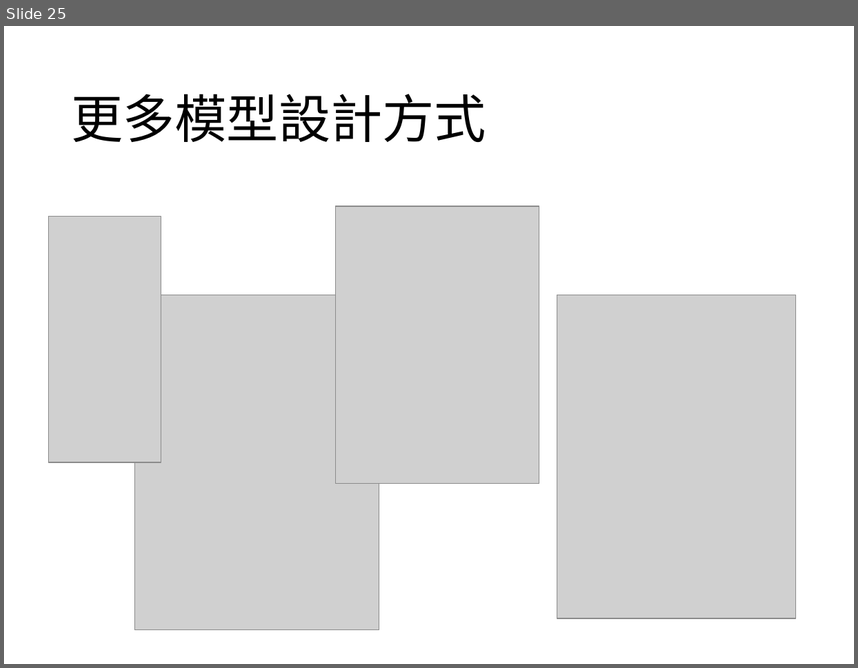
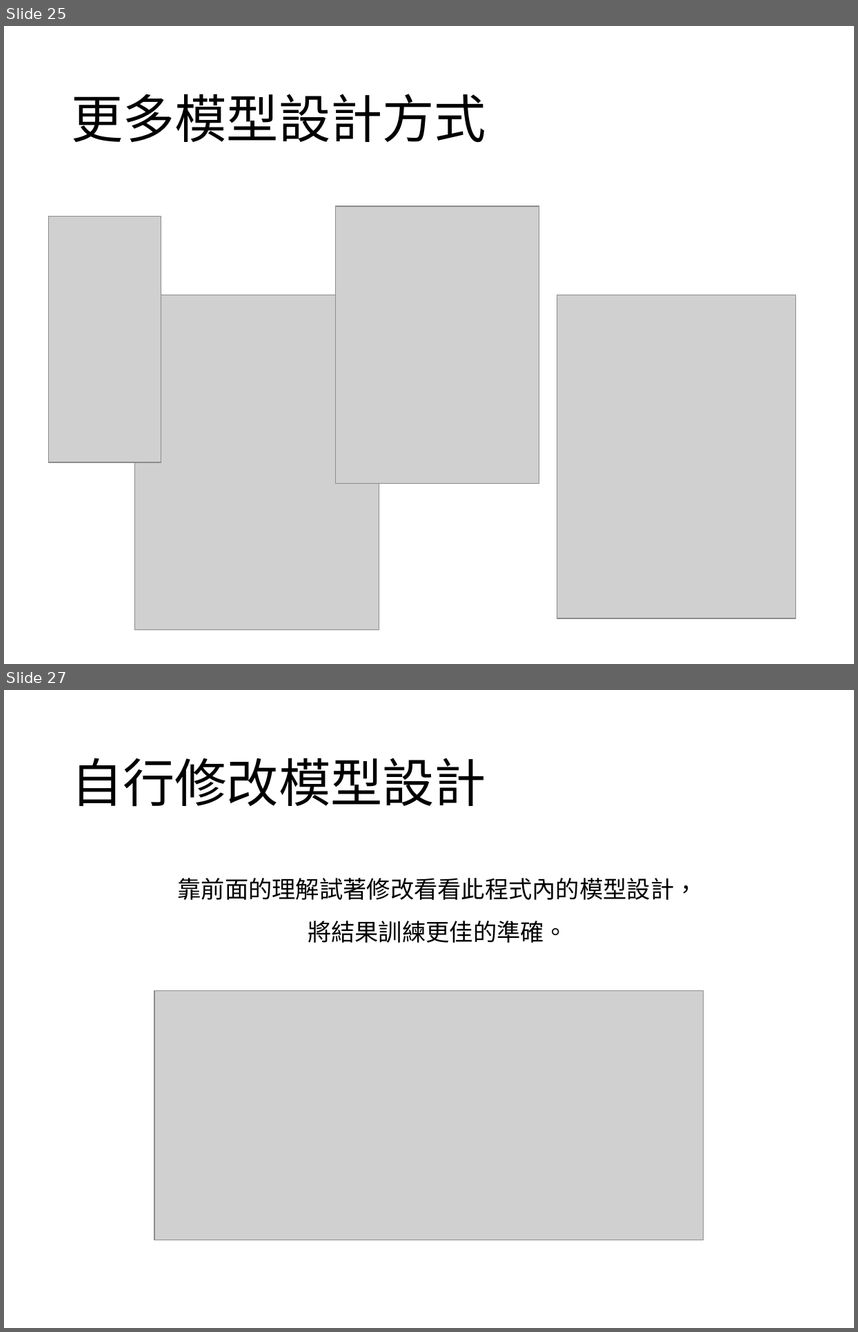
Before and after one commit to kkldream/Tensorflow-basic-tutorial, a slide deck: Tensorflow機器學習-基礎教學.pptx. Shown one above the other, each under a label of ours: slide 25 before the commit, slides 25 and 27 after it; the slides between them are not shown. The pictures are 858x668 and 858x1332 pixels, drawn with LibreOffice and Linux fonts; fonts in the diff are those of the drawing; grey boxes stand for pictures. Boxes give left, top, right and bottom in pixels: in the first picture for what was removed or moved away, otherwise in the second. Text is boxed around its words. In the diff, an @@ line names an element or a change of style, - is before the commit and + after.

```diff
--- a/Tensorflow機器學習-基礎教學.pptx
+++ b/Tensorflow機器學習-基礎教學.pptx
@@ slide 27 added at (4,690,854,1328), background #FFFFFF @@
@@ title added at (71,758,486,807), 44 pt, text #000000 @@
+自行修改模型設計
@@ text added at (178,878,698,943), 20 pt, text #000000 @@
+靠前面的理解試著修改看看此程式內的模型設計，
+將結果訓練更佳的準確。
@@ picture added at (154,991,704,1240) @@
```
Also in this commit, not shown: 3 slides changed, 2 other slides added, 9 other files.
